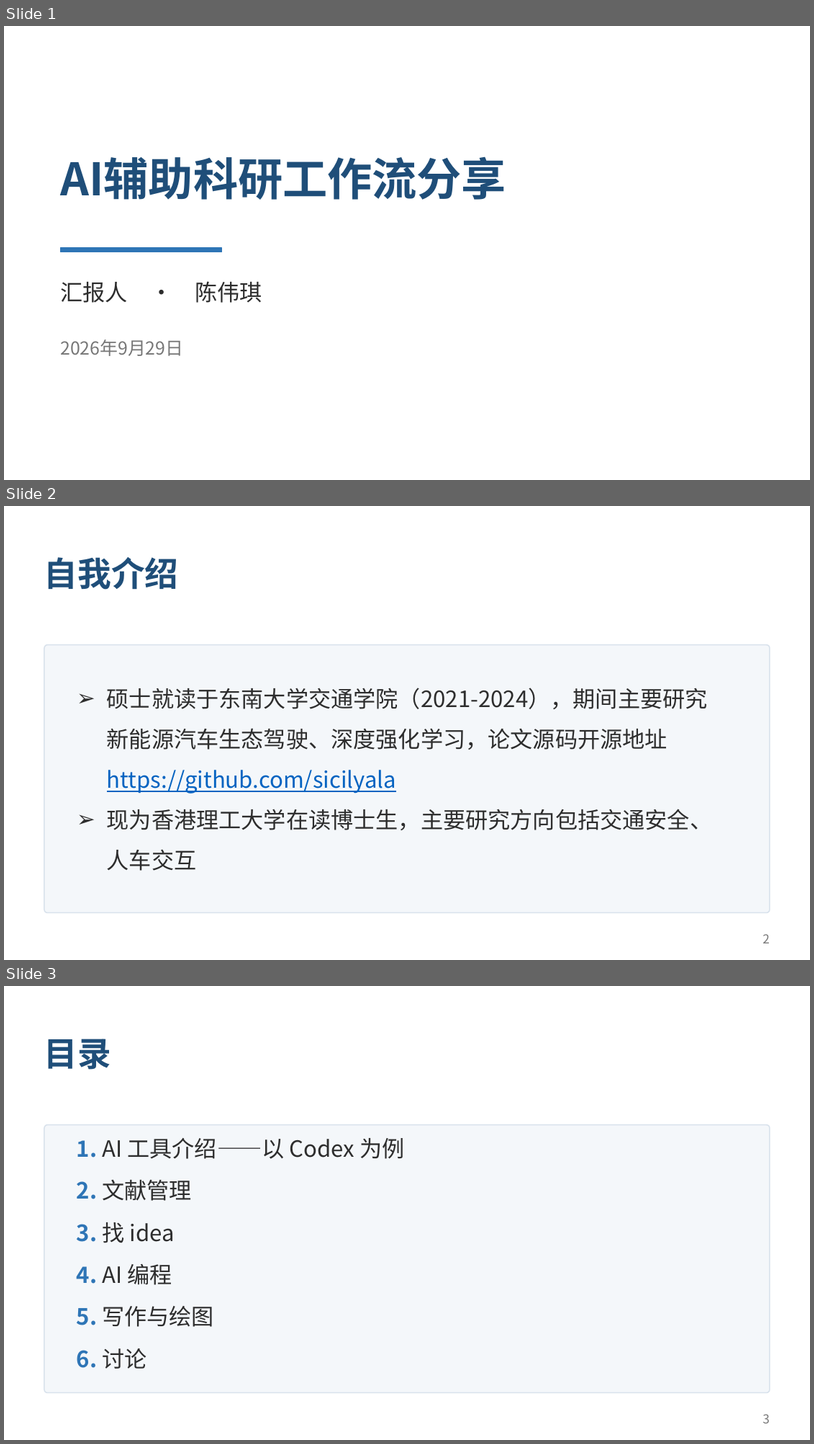
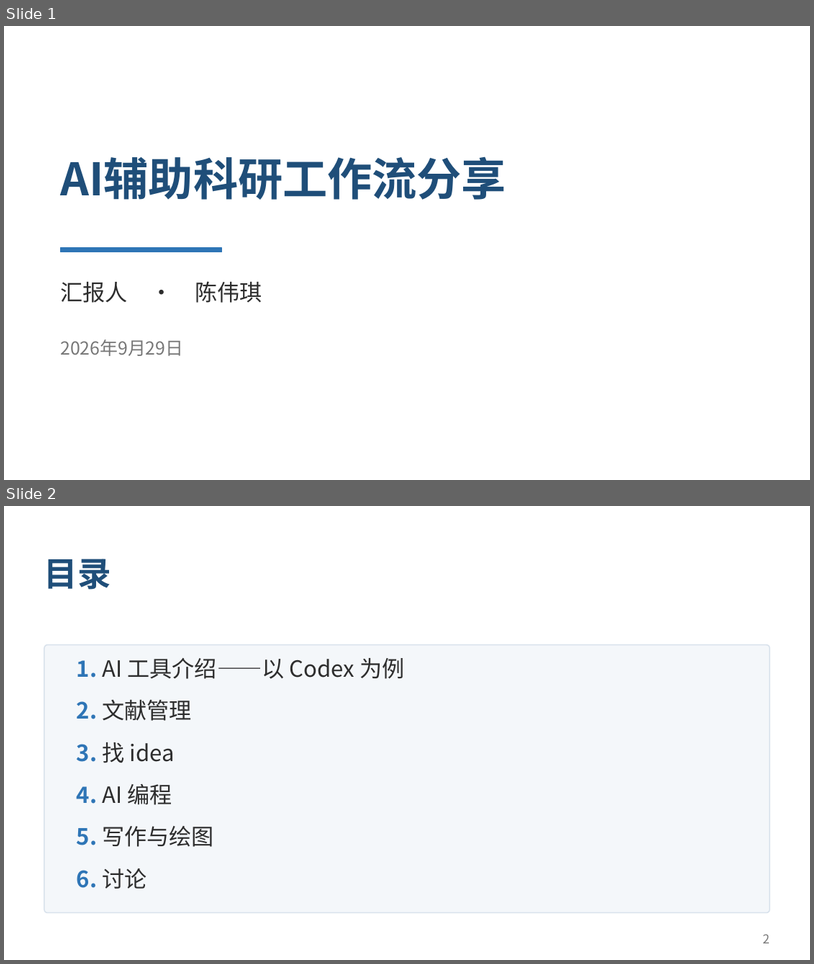
Before and after one commit to sicilyala/ai_sharing, a slide deck: docs/ai-workflow-sharing-v1.pptx. Shown one above the other, each under a label of ours: slides 1, 2 and 3 before the commit, slides 1 and 2 after it. The pictures are 814x1444 and 814x964 pixels, drawn with LibreOffice and Linux fonts; fonts in the diff are those of the drawing. Boxes give left, top, right and bottom in pixels: in the first picture for what was removed or moved away, otherwise in the second. Text is boxed around its words. In the diff, an @@ line names an element or a change of style, - is before the commit and + after.

```diff
--- a/docs/ai-workflow-sharing-v1.pptx
+++ b/docs/ai-workflow-sharing-v1.pptx
@@ slide 2 removed at [4,506,810,960], background #FFFFFF @@
@@ text removed at [44,557,179,590] @@
-自我介绍
@@ rounded rectangle removed at [44,645,770,912] @@
@@ text removed at [107,687,712,870] @@
-➢ 硕士就读于东南大学交通学院（2021-2024），期间主要研究新能源汽车生态驾驶、深度强化学习，论文源码开源地址https://github.com/sicilyala
-➢ 现为香港理工大学在读博士生，主要研究方向包括交通安全、人车交互
@@ page number removed at [763,934,769,943] @@
-2
@@ what was slide 3 is now slide 2 @@
@@ page number at [763,934,769,943]: text changed @@
-3
+2
```
Also in this commit, not shown: 10 slides changed, 7 other files.
